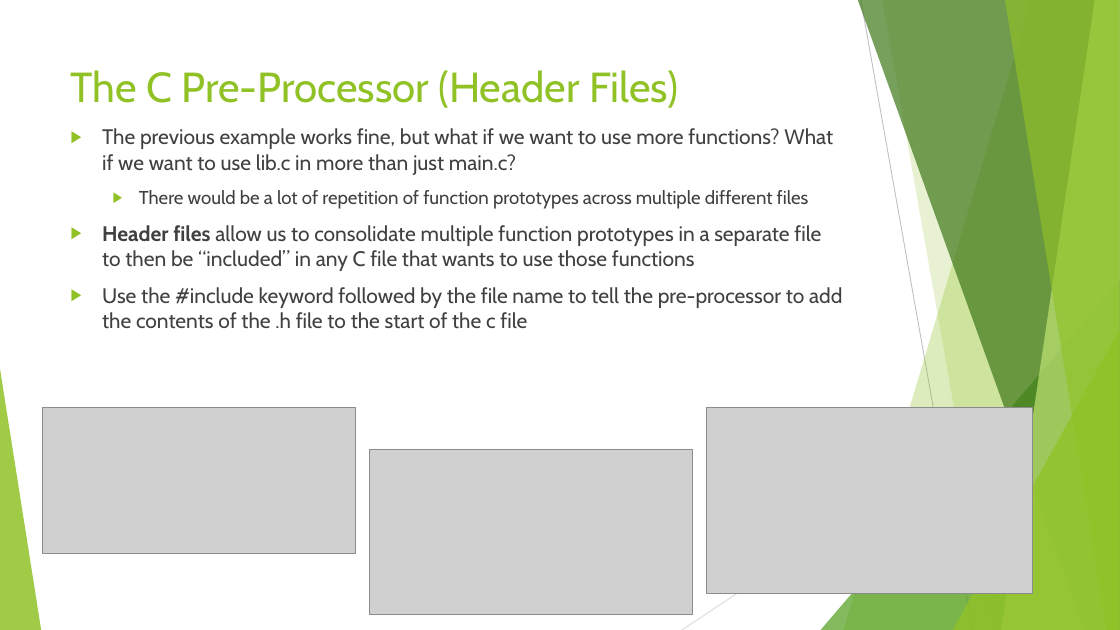
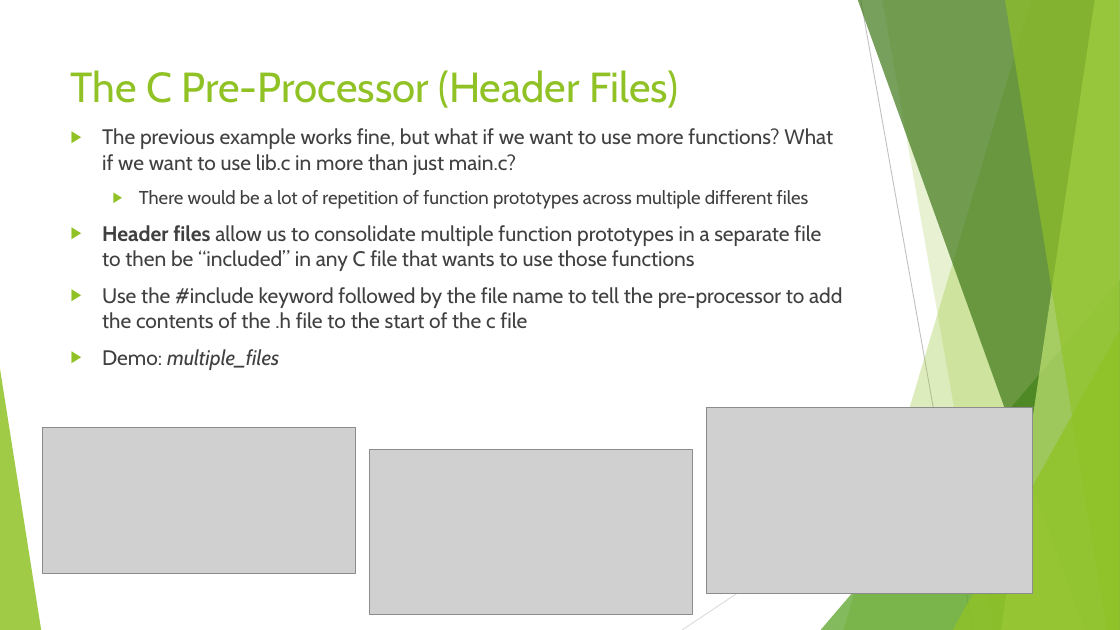
Before and after one commit to Georgia-Tech-GNC/software-onboarding, a slide deck: slide 15 of onboarding_slides/GNCSoftware01.pptx. Drawn at 1120x630 pixels with LibreOffice and Linux fonts; fonts in the diff are those of the drawing; grey boxes stand for pictures. Boxes give left, top, right and bottom in pixels: in the first picture for what was removed or moved away, otherwise in the second. Text is boxed around its words. In the diff, an @@ line names an element or a change of style, - is before the commit and + after.

```diff
--- a/onboarding_slides/GNCSoftware01.pptx
+++ b/onboarding_slides/GNCSoftware01.pptx
@@ text at [102,349,279,370]: paragraph added @@
+▶ Demo: multiple_files
@@ picture: place and size @@
-picture at [42,408,355,554]
+picture at [42,428,355,574]
```
Also in this commit, not shown: 8 other slides changed, 4 other files.
